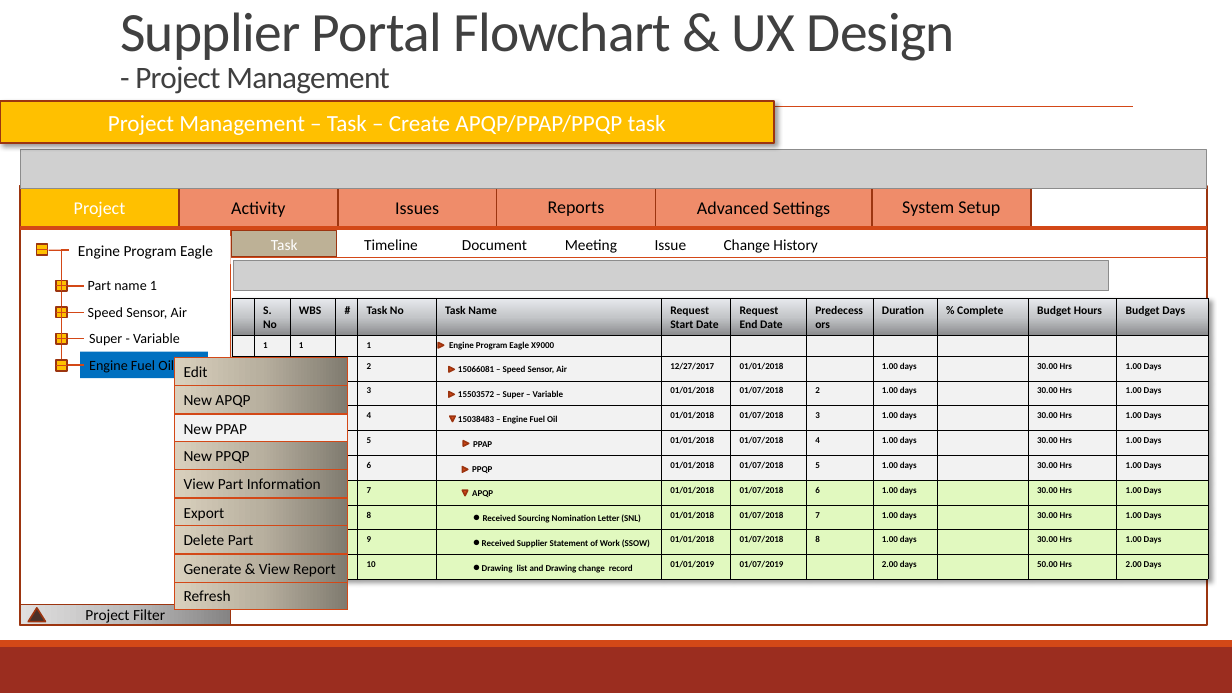
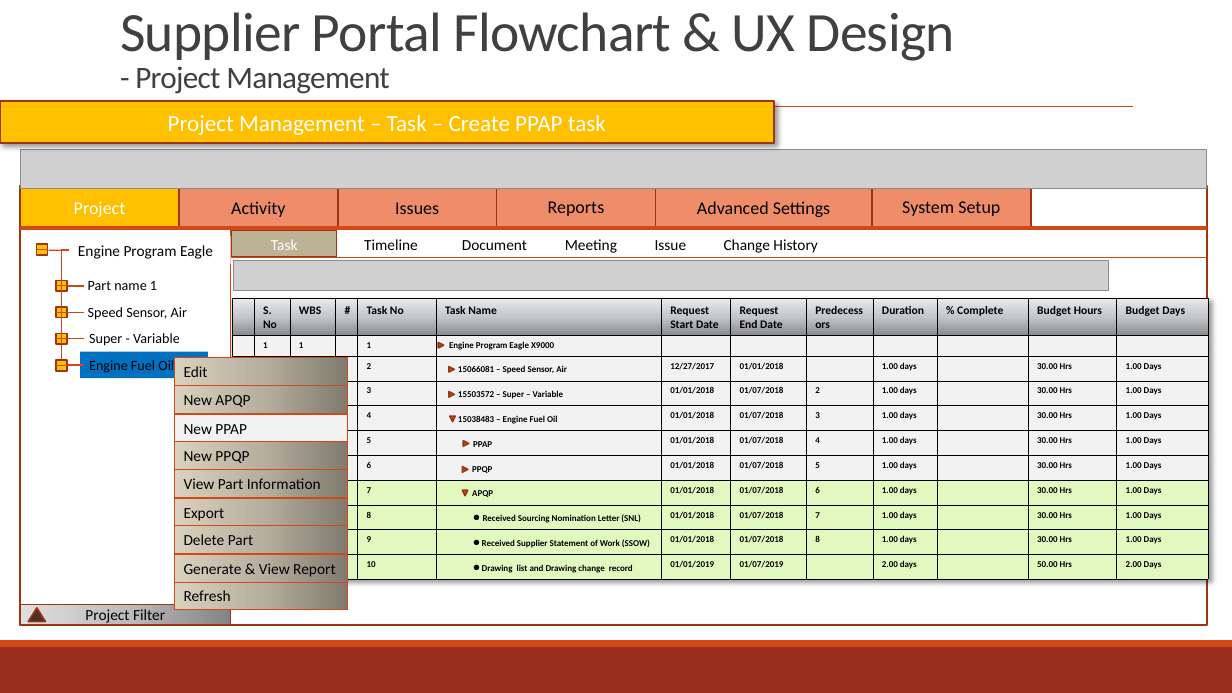
Before and after one commit to zyw9963/YFVE-supplier-portal, a slide deck: slide 113 of projects/YanFeng/02 System Design/User Stories/Flowcharts/Supplier FlowCharts & UX.pptx (slide 112 before the commit). Drawn at 1232x693 pixels with LibreOffice and Linux fonts; fonts in the diff are those of the drawing; grey boxes stand for pictures. Boxes give left, top, right and bottom in pixels: in the first picture for what was removed or moved away, otherwise in the second. Text is boxed around its words. In the diff, an @@ line names an element or a change of style, - is before the commit and + after.

```diff
--- a/projects/YanFeng/02 System Design/User Stories/Flowcharts/Supplier FlowCharts & UX.pptx
+++ b/projects/YanFeng/02 System Design/User Stories/Flowcharts/Supplier FlowCharts & UX.pptx
@@ text in rectangle at (x1=168, y1=115, x2=606, y2=135): text changed @@
-Project Management – Task – Create APQP/PPAP/PPQP task
+Project Management – Task – Create PPAP task
```
Also in this commit, not shown: 15 other slides changed, 3 slides added, 1 slide removed, 3 other files.
